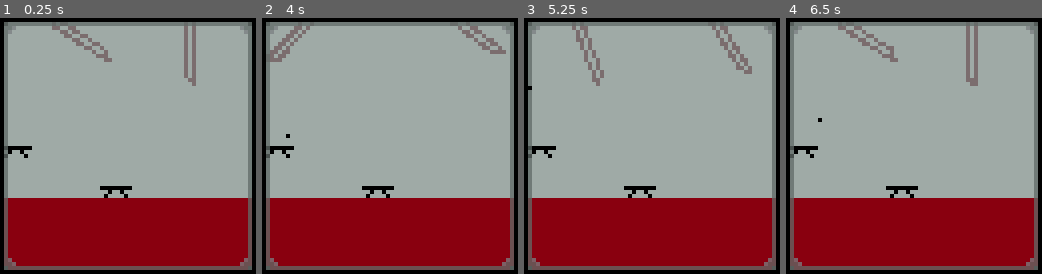
Above: before the commit, frames 1-4 (left to right).
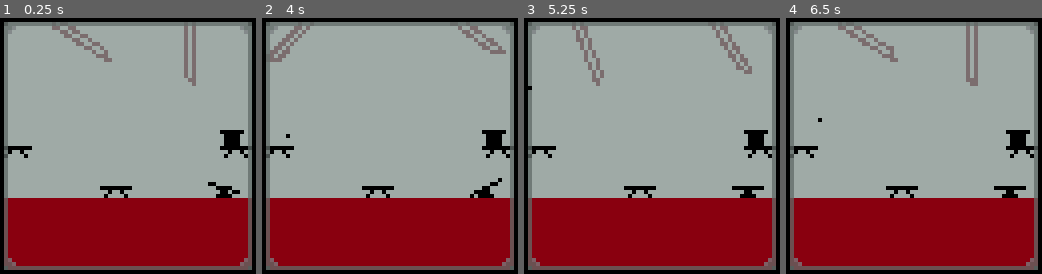
Above: after the commit, the same moments.

Repository: jjramos-dev/LowRezJam2024
Game: Godot game, scene res://pantalla_principal.tscn
Two runs of this game, one before a commit and one after it. Both use one fixed random seed, a clock stepped at 60 frames per second and the inputs below.
Inputs (mouse positions are in pixels of both pictures, inside the frame that each line leads up to):
- Up to frame 1 (0.25 s): no input
- Up to frame 2 (4 s): move the mouse to (364, 56) at 0.52 s; press the mouse at (364, 56) at 0.53 s; move the mouse to (479, 66) at 1.27 s; release the mouse at (479, 66) at 1.28 s; click (479, 66) at 1.35 s; move the mouse to (285, 102) at 2.02 s; press the mouse at (285, 102) at 2.03 s; move the mouse to (377, 197) at 2.77 s; release the mouse at (377, 197) at 2.78 s; click (377, 197) at 2.85 s; move the mouse to (466, 184) at 3.52 s; press the mouse at (466, 184) at 3.53 s
- Up to frame 3 (5.25 s): move the mouse to (575, 107) at 4.27 s; release the mouse at (575, 107) at 4.28 s; click (575, 107) at 4.35 s; move the mouse to (664, 146) at 5.02 s; press the mouse at (664, 146) at 5.03 s
- Up to frame 4 (6.5 s): move the mouse to (875, 82) at 5.77 s; release the mouse at (875, 82) at 5.78 s; click (875, 82) at 5.85 s

The runs differ from the first frame. In frame 1, 1.1% of the frame differs, in the area x 81-99%, y 43-71%; in frame 2, 1.1%; in frame 3, 1.1%; in frame 4, 1.1%.
Error before the commit: Invalid call. Nonexistent function 'desagarrar' in base 'Nil'. (res://personajes/pulga.gd:59)
Error after the commit: Invalid call. Nonexistent function 'impulsar' in base 'Nil'. (res://mobiliario/catapulta.gd:21)

Commit message:
Se añaden la catapulta/trampolín y la cuba de agua

Diff:
--- /dev/null
+++ b/mobiliario/catapulta.gd
@@ -0,0 +1,27 @@
+extends Area2D
+
+@export var impulso=Vector2(-5,-10)
+var _pulga=null
+
+# Called when the node enters the scene tree for the first time.
+func _ready():
+	pass # Replace with function body.
+
+
+# Called every frame. 'delta' is the elapsed time since the previous frame.
+func _process(delta):
+	pass
+
+
+func _on_input_event(viewport, event, shape_idx):
+	if event is InputEventMouseButton:
+		$AnimationPlayer.play("catapultar")
+
+func impulsar(pulga):
+	_pulga.impulsar(impulso)
+	_pulga=null
+
+func _on_body_entered(body):
+	if body.is_in_group("pulga"):
+		body.colocar($saltador)
+		_pulga=body
--- /dev/null
+++ b/mobiliario/catapulta.tscn
@@ -0,0 +1,184 @@
+[gd_scene load_steps=8 format=3 uid="uid://e5ommegsge8v"]
+
+[ext_resource type="Texture2D" uid="uid://djxekbooqbx25" path="res://activos/graficos/catapulta.png" id="1_7lkfm"]
+[ext_resource type="Script" path="res://mobiliario/catapulta.gd" id="1_lkvg8"]
+
+[sub_resource type="RectangleShape2D" id="RectangleShape2D_t65x7"]
+size = Vector2(10, 5)
+
+[sub_resource type="Animation" id="Animation_f7u8k"]
+resource_name = "catapultar"
+length = 0.8
+tracks/0/type = "value"
+tracks/0/imported = false
+tracks/0/enabled = true
+tracks/0/path = NodePath("Catapulta:frame_coords")
+tracks/0/interp = 1
+tracks/0/loop_wrap = true
+tracks/0/keys = {
+"times": PackedFloat32Array(),
+"transitions": PackedFloat32Array(),
+"update": 1,
+"values": []
+}
+tracks/1/type = "value"
+tracks/1/imported = false
+tracks/1/enabled = true
+tracks/1/path = NodePath("Catapulta:frame")
+tracks/1/interp = 1
+tracks/1/loop_wrap = true
+tracks/1/keys = {
+"times": PackedFloat32Array(0, 0.0666667, 0.133333, 0.2, 0.233333, 0.266667, 0.4, 0.5, 0.6),
+"transitions": PackedFloat32Array(1, 1, 1, 1, 1, 1, 1, 1, 1),
+"update": 1,
+"values": [1, 0, 0, 1, 2, 3, 2, 1, 0]
+}
+tracks/2/type = "value"
+tracks/2/imported = false
+tracks/2/enabled = true
+tracks/2/path = NodePath("Catapulta:flip_h")
+tracks/2/interp = 1
+tracks/2/loop_wrap = true
+tracks/2/keys = {
+"times": PackedFloat32Array(0, 0.133333),
+"transitions": PackedFloat32Array(1, 1),
+"update": 1,
+"values": [true, false]
+}
+tracks/3/type = "method"
+tracks/3/imported = false
+tracks/3/enabled = true
+tracks/3/path = NodePath(".")
+tracks/3/interp = 1
+tracks/3/loop_wrap = true
+tracks/3/keys = {
+"times": PackedFloat32Array(0.266667),
+"transitions": PackedFloat32Array(1),
+"values": [{
+"args": [null],
+"method": &"impulsar"
+}]
+}
+tracks/4/type = "value"
+tracks/4/imported = false
+tracks/4/enabled = true
+tracks/4/path = NodePath("saltador:position")
+tracks/4/interp = 1
+tracks/4/loop_wrap = true
+tracks/4/keys = {
+"times": PackedFloat32Array(0, 0.266667, 0.8),
+"transitions": PackedFloat32Array(1, 1, 1),
+"update": 0,
+"values": [Vector2(4, -1), Vector2(3, -5), Vector2(0, -9)]
+}
+
+[sub_resource type="Animation" id="Animation_g7brj"]
+length = 0.001
+tracks/0/type = "value"
+tracks/0/imported = false
+tracks/0/enabled = true
+tracks/0/path = NodePath("Catapulta:frame_coords")
+tracks/0/interp = 1
+tracks/0/loop_wrap = true
+tracks/0/keys = {
+"times": PackedFloat32Array(0),
+"transitions": PackedFloat32Array(1),
+"update": 1,
+"values": [Vector2i(0, 0)]
+}
+tracks/1/type = "value"
+tracks/1/imported = false
+tracks/1/enabled = true
+tracks/1/path = NodePath("Catapulta:flip_h")
+tracks/1/interp = 1
+tracks/1/loop_wrap = true
+tracks/1/keys = {
+"times": PackedFloat32Array(0),
+"transitions": PackedFloat32Array(1),
+"update": 1,
+"values": [true]
+}
+tracks/2/type = "value"
+tracks/2/imported = false
+tracks/2/enabled = true
+tracks/2/path = NodePath("Catapulta:frame")
+tracks/2/interp = 1
+tracks/2/loop_wrap = true
+tracks/2/keys = {
+"times": PackedFloat32Array(0),
+"transitions": PackedFloat32Array(1),
+"update": 1,
+"values": [1]
+}
+tracks/3/type = "value"
+tracks/3/imported = false
+tracks/3/enabled = true
+tracks/3/path = NodePath("saltador:position")
+tracks/3/interp = 1
+tracks/3/loop_wrap = true
+tracks/3/keys = {
+"times": PackedFloat32Array(0),
+"transitions": PackedFloat32Array(1),
+"update": 0,
+"values": [Vector2(3, -5)]
+}
+
+[sub_resource type="Animation" id="Animation_6h2iy"]
+resource_name = "parado"
+tracks/0/type = "value"
+tracks/0/imported = false
+tracks/0/enabled = true
+tracks/0/path = NodePath("Catapulta:flip_h")
+tracks/0/interp = 1
+tracks/0/loop_wrap = true
+tracks/0/keys = {
+"times": PackedFloat32Array(0),
+"transitions": PackedFloat32Array(1),
+"update": 1,
+"values": [true]
+}
+tracks/1/type = "value"
+tracks/1/imported = false
+tracks/1/enabled = true
+tracks/1/path = NodePath("Catapulta:frame")
+tracks/1/interp = 1
+tracks/1/loop_wrap = true
+tracks/1/keys = {
+"times": PackedFloat32Array(0),
+"transitions": PackedFloat32Array(1),
+"update": 1,
+"values": [1]
+}
+
+[sub_resource type="AnimationLibrary" id="AnimationLibrary_05mg7"]
+_data = {
+"RESET": SubResource("Animation_g7brj"),
+"catapultar": SubResource("Animation_f7u8k"),
+"parado": SubResource("Animation_6h2iy")
+}
+
+[node name="catapulta" type="Area2D"]
+script = ExtResource("1_lkvg8")
+
+[node name="Catapulta" type="Sprite2D" parent="."]
+texture_filter = 1
+texture = ExtResource("1_7lkfm")
+flip_h = true
+hframes = 2
+vframes = 2
+frame = 1
+
+[node name="CollisionShape2D" type="CollisionShape2D" parent="."]
+position = Vector2(0, 0.5)
+shape = SubResource("RectangleShape2D_t65x7")
+
+[node name="saltador" type="Node2D" parent="."]
+position = Vector2(3, -5)
+
+[node name="AnimationPlayer" type="AnimationPlayer" parent="."]
+libraries = {
+"": SubResource("AnimationLibrary_05mg7")
+}
+
+[connection signal="body_entered" from="." to="." method="_on_body_entered"]
+[connection signal="input_event" from="." to="." method="_on_input_event"]
--- /dev/null
+++ b/mobiliario/cuba.gd
@@ -0,0 +1,17 @@
+extends Area2D
+
+
+# Called when the node enters the scene tree for the first time.
+func _ready():
+	pass # Replace with function body.
+
+
+# Called every frame. 'delta' is the elapsed time since the previous frame.
+func _process(delta):
+	pass
+
+
+func _on_body_entered(body):
+	if body.is_in_group("pulga"):
+		$AnimationPlayer.play("splash")
+		body.nadar(self)
--- /dev/null
+++ b/mobiliario/cuba.tscn
@@ -0,0 +1,81 @@
+[gd_scene load_steps=8 format=3 uid="uid://kdftp2hdg8jg"]
+
+[ext_resource type="Script" path="res://mobiliario/cuba.gd" id="1_kjyge"]
+[ext_resource type="Texture2D" uid="uid://crkfwrklgvkbv" path="res://activos/graficos/cuba.png" id="1_nc5g3"]
+
+[sub_resource type="RectangleShape2D" id="RectangleShape2D_j2fwa"]
+size = Vector2(6, 5)
+
+[sub_resource type="Animation" id="Animation_owuq7"]
+resource_name = "splash"
+length = 0.8
+tracks/0/type = "value"
+tracks/0/imported = false
+tracks/0/enabled = true
+tracks/0/path = NodePath("Cuba:frame")
+tracks/0/interp = 1
+tracks/0/loop_wrap = true
+tracks/0/keys = {
+"times": PackedFloat32Array(0, 0.1, 0.2, 0.3, 0.433333, 0.566667, 0.7),
+"transitions": PackedFloat32Array(1, 1, 1, 1, 1, 1, 1),
+"update": 1,
+"values": [0, 1, 2, 3, 4, 6, 0]
+}
+
+[sub_resource type="Animation" id="Animation_8mduq"]
+length = 0.001
+tracks/0/type = "value"
+tracks/0/imported = false
+tracks/0/enabled = true
+tracks/0/path = NodePath("Cuba:frame")
+tracks/0/interp = 1
+tracks/0/loop_wrap = true
+tracks/0/keys = {
+"times": PackedFloat32Array(0),
+"transitions": PackedFloat32Array(1),
+"update": 1,
+"values": [0]
+}
+
+[sub_resource type="Animation" id="Animation_o7cr1"]
+resource_name = "parado"
+tracks/0/type = "value"
+tracks/0/imported = false
+tracks/0/enabled = true
+tracks/0/path = NodePath("Cuba:frame")
+tracks/0/interp = 1
+tracks/0/loop_wrap = true
+tracks/0/keys = {
+"times": PackedFloat32Array(0),
+"transitions": PackedFloat32Array(1),
+"update": 1,
+"values": [0]
+}
+
+[sub_resource type="AnimationLibrary" id="AnimationLibrary_pwaor"]
+_data = {
+"RESET": SubResource("Animation_8mduq"),
+"parado": SubResource("Animation_o7cr1"),
+"splash": SubResource("Animation_owuq7")
+}
+
+[node name="cuba" type="Area2D"]
+script = ExtResource("1_kjyge")
+
+[node name="CollisionShape2D" type="CollisionShape2D" parent="."]
+position = Vector2(0, -0.5)
+shape = SubResource("RectangleShape2D_j2fwa")
+
+[node name="Cuba" type="Sprite2D" parent="."]
+texture_filter = 1
+texture = ExtResource("1_nc5g3")
+hframes = 3
+vframes = 3
+
+[node name="AnimationPlayer" type="AnimationPlayer" parent="."]
+libraries = {
+"": SubResource("AnimationLibrary_pwaor")
+}
+autoplay = "parado"
+
+[connection signal="body_entered" from="." to="." method="_on_body_entered"]
--- a/pantalla_principal.tscn
+++ b/pantalla_principal.tscn
@@ -7,7 +7,9 @@
 [ext_resource type="PackedScene" uid="uid://dgm16amlkthlr" path="res://mobiliario/plancha.tscn" id="3_qsr8n"]
 [ext_resource type="PackedScene" uid="uid://b2r8oewvv0hhf" path="res://mobiliario/balancin.tscn" id="3_wxq23"]
 [ext_resource type="PackedScene" uid="uid://ckytarkd2026m" path="res://mobiliario/trampolin.tscn" id="4_lgfkk"]
+[ext_resource type="PackedScene" uid="uid://e5ommegsge8v" path="res://mobiliario/catapulta.tscn" id="4_yytxt"]
 [ext_resource type="PackedScene" uid="uid://kykxpjnirtnt" path="res://Componentes/generador_pulgas.tscn" id="8_bmtf3"]
+[ext_resource type="PackedScene" uid="uid://kdftp2hdg8jg" path="res://mobiliario/cuba.tscn" id="10_kg1yu"]
 
 [sub_resource type="RectangleShape2D" id="RectangleShape2D_ycdkh"]
 size = Vector2(85, 20)
@@ -65,6 +67,9 @@
 [node name="Plancha" parent="Limites" instance=ExtResource("3_qsr8n")]
 position = Vector2(4, -22)
 
+[node name="Plancha2" parent="Limites" instance=ExtResource("3_qsr8n")]
+position = Vector2(59, -22)
+
 [node name="Marco" type="Sprite2D" parent="."]
 position = Vector2(32, 32)
 texture = ExtResource("3_k5jk3")
@@ -90,3 +95,9 @@
 [node name="Marker2D" type="Marker2D" parent="InicioZonaControlTrampolin"]
 
 [node name="GeneradorPulgas" parent="." instance=ExtResource("8_bmtf3")]
+
+[node name="cuba" parent="." instance=ExtResource("10_kg1yu")]
+position = Vector2(58, 28)
+
+[node name="catapulta" parent="." instance=ExtResource("4_yytxt")]
+position = Vector2(56, 43)
--- a/personajes/pulga.gd
+++ b/personajes/pulga.gd
@@ -6,8 +6,9 @@
 
 @export var gravedad=Vector2(0,10)
 var _agarre=null
+var _saltador=null
 
-enum ESTADO {SALTANDO,CAYENDO,BARRA,PARADO}
+enum ESTADO {SALTANDO,CAYENDO,BARRA,PARADO,SALTADOR}
 var estado=ESTADO.SALTANDO
 var maxima_altura=0
 
@@ -39,6 +40,11 @@
 			if _agarre!=null:
 				global_position=_agarre.global_position
 
+		ESTADO.SALTADOR:
+			if _saltador!=null:
+				global_position=_saltador.global_position
+
+
 		ESTADO.PARADO:
 			pass
 
@@ -50,13 +56,17 @@
 func colgar(agarre):
 	estado=ESTADO.BARRA
 	_agarre=agarre
-	print("colgando")
 
 
-func _on_input_event(viewport, event, shape_idx):
-	if event is InputEventMouseButton:
-		estado=ESTADO.SALTANDO
-		_agarre.desagarrar(self)
+func colocar(saltador):
+	estado=ESTADO.SALTADOR
+	_saltador=saltador
+
+
+#func _on_input_event(viewport, event, shape_idx):
+	#if event is InputEventMouseButton:
+		#estado=ESTADO.SALTANDO
+		#_agarre.desagarrar(self)
 
 
 func _on_timer_timeout():
@@ -64,3 +74,10 @@
 	velocity.y = -JUMP_VELOCITY # *randf_range(0.8,1.5)
 
 	estado=ESTADO.SALTANDO
+
+func nadar(cuba):
+	queue_free()
+
+func impulsar(velocidad):
+	velocity=velocidad
+	estado=ESTADO.SALTANDO
--- a/personajes/pulga.tscn
+++ b/personajes/pulga.tscn
@@ -25,5 +25,4 @@
 
 [node name="Timer" type="Timer" parent="."]
 
-[connection signal="input_event" from="." to="." method="_on_input_event"]
 [connection signal="timeout" from="Timer" to="." method="_on_timer_timeout"]
Binary file added: activos/graficos/aro.png
Not shown, added: activos/graficos/aro.png.import
Binary file added: activos/graficos/catapulta.png
Not shown, added: activos/graficos/catapulta.png.import
Binary file added: activos/graficos/cuba.png
Not shown, added: activos/graficos/cuba.png.import
Not shown: 1 places in pantalla_principal.tscn that only renumber resources
